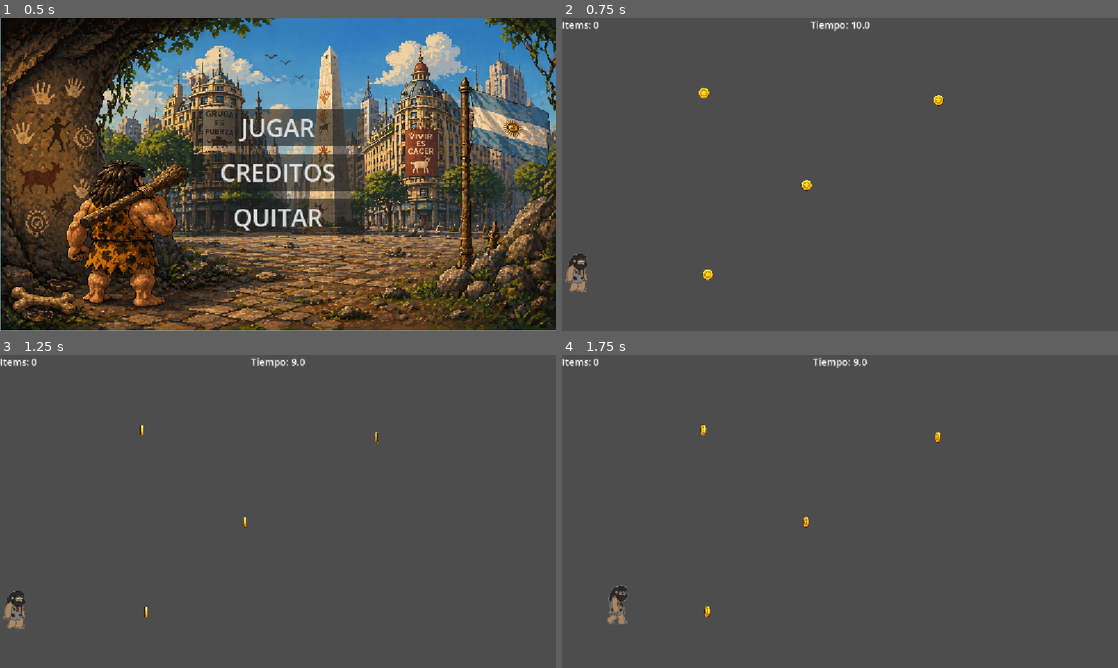
Above: before the commit, frames 1-4 (two rows, left to right).
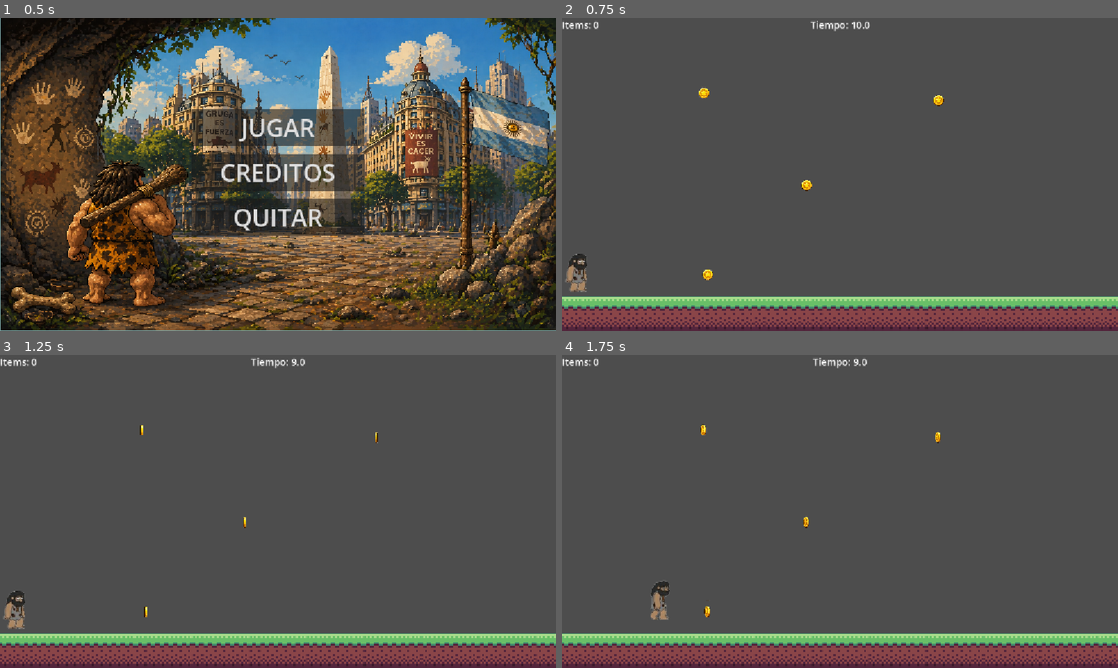
Above: after the commit, the same moments.

Repository: AnxietyFilledRaccoon/caverman_3000
Game: Godot game, scene res://menú_principal.tscn
Same seed, same stepped clock (60 frames per second), same inputs: the game is played once before the commit and once after it.
Inputs:
- Up to frame 1 (0.5 s): no input
- Up to frame 2 (0.75 s): click "JUGAR" at 0.5 s
- Up to frame 3 (1.25 s): no input
- Up to frame 4 (1.75 s): hold Right (ui_right) from 1.28 s (still down); tap Up (ui_up) at 1.52 s

Frame 1 is identical in both runs. In frame 2, 11% of the frame differs, in the area x 0-100%, y 88-100%; in frame 3, 11%; in frame 4, 12%, in the area x 0-100%, y 72-100%.

Commit message:
fisica y canbio de nombres
agregue la fisica al personaje para que detecte colision con suelo y cambie el nombre de moneda por item

Diff:
--- a/caverman-3000/nivel1/item.gd
+++ b/caverman-3000/nivel1/item.gd
@@ -1,8 +1,8 @@
 extends Area2D
 
+class_name items
+signal recolectar_items
 @onready var animacion = $Animated
-
-signal recolectar_items
 
 
 func _ready():
@@ -10,7 +10,8 @@
 
 func _on_body_entered(body):
 	if body.is_in_group("cavernicola"):#referencia de que grupo entra en contacto con la moneda
-		print("moneda")
+		print("item")
+
 		animacion.play("recojido")
 		await(animacion.animation_finished)
 		emit_signal("recolectar_items")
--- a/caverman-3000/nivel1/item.tscn
+++ b/caverman-3000/nivel1/item.tscn
@@ -89,7 +89,7 @@
 [sub_resource type="CircleShape2D" id="CircleShape2D_ttk8k"]
 radius = 14.56022
 
-[node name="Moneda" type="Area2D" unique_id=562826299]
+[node name="Moneda" type="Area2D" unique_id=562826299 groups=["item"]]
 script = ExtResource("1_ttk8k")
 metadata/_edit_group_ = true
 
--- a/caverman-3000/nivel1/juego1.tscn
+++ b/caverman-3000/nivel1/juego1.tscn
@@ -4,6 +4,7 @@
 [ext_resource type="PackedScene" uid="uid://bn53t8wyus1jo" path="res://nivel1/item.tscn" id="1_m75pg"]
 [ext_resource type="PackedScene" uid="uid://pmwdcsg6jerg" path="res://nivel1/player.tscn" id="2_epaet"]
 [ext_resource type="PackedScene" uid="uid://rqox0n2cnlyd" path="res://timer.tscn" id="4_dcelm"]
+[ext_resource type="PackedScene" uid="uid://c8rojj84k4rc3" path="res://suelo.tscn" id="5_tcv7t"]
 
 [node name="Juego1" type="Node2D" unique_id=1086814356]
 script = ExtResource("1_dcelm")
@@ -33,6 +34,8 @@
 
 [node name="Node" parent="." unique_id=783791290 instance=ExtResource("4_dcelm")]
 
+[node name="suelo" parent="." unique_id=1334995842 instance=ExtResource("5_tcv7t")]
+
 [connection signal="recolectar_items" from="Moneda" to="." method="_on_moneda_recolectar_items"]
 [connection signal="recolectar_items" from="Moneda2" to="." method="_on_moneda_recolectar_items"]
 [connection signal="recolectar_items" from="Moneda3" to="." method="_on_moneda_recolectar_items"]
--- a/caverman-3000/nivel1/player.gd
+++ b/caverman-3000/nivel1/player.gd
@@ -1,26 +1,31 @@
 extends CharacterBody2D
 
-@export var move_speed = 100
+@export var move_speed = 200
 @onready var animacion = $jugador
 var mirando_derecha = true
 var screen_size
-
+var items_recolectados = 0
+var meta_items = 4
+var gravity = 1000
 
 
 func _ready():
 	screen_size = get_viewport_rect().size
 
 
+
 func _physics_process(delta):
 
 	position += velocity * delta
 	position = position.clamp(Vector2.ZERO, screen_size)
+	if not is_on_floor():
+		velocity.y += gravity + delta
 
-
-
-	move_and_slide()
 	movimiento_X()
 	animaciones()
+	#recoger_items()
+	move_and_slide()
+
 
 
 func animaciones():
@@ -39,3 +44,16 @@
 	if( mirando_derecha and velocity.x < 0) or (not mirando_derecha and velocity.x > 0 ):
 		scale.x *= -1
 		mirando_derecha = not mirando_derecha
+
+
+func recoger_items():
+
+		items_recolectados += 1
+		print("items:", items_recolectados)
+		if items_recolectados >= meta_items:
+			ganar_juego()
+
+func ganar_juego():
+	print("ganaste")
+	##pasar a otra escena, menu o pantalla
+	get_tree().change_scene_to_file("res://menú_principal.tscn")
--- a/caverman-3000/nivel1/player.tscn
+++ b/caverman-3000/nivel1/player.tscn
@@ -44,7 +44,7 @@
 }],
 "loop": true,
 "name": &"caminar",
-"speed": 5.0
+"speed": 10.0
 }, {
 "frames": [{
 "duration": 1.0,
--- a/caverman-3000/node.gd
+++ b/caverman-3000/node.gd
@@ -4,12 +4,14 @@
 @onready var label_node = $CanvasLayer/Label
 
 
+
 func _process(_delta):
 	# Muestra el tiempo restante redondeado
 	label_node.text = "Tiempo: " + str(round(timer_node.time_left))
+	await get_tree().create_timer(1.0).timeout
 
 
 func _on_timer_timeout() -> void:
 	label_node.text = "¡Tiempo agotado!"
-	# Aquí puedes agregar lógica adicional (ej. reiniciar escena) [8]
+	# se puede agregar logica (ej. reiniciar escena)
 	print("El tiempo ha terminado")
--- /dev/null
+++ b/caverman-3000/suelo.tscn
@@ -0,0 +1,17 @@
+[gd_scene format=3 uid="uid://c8rojj84k4rc3"]
+
+[ext_resource type="Texture2D" uid="uid://cosha1p0cboy5" path="res://asets/suelo.png" id="1_qdjju"]
+
+[sub_resource type="RectangleShape2D" id="RectangleShape2D_qdjju"]
+size = Vector2(1169, 66)
+
+[node name="suelo" type="StaticBody2D" unique_id=1334995842]
+
+[node name="Sprite2D" type="Sprite2D" parent="." unique_id=232094589]
+position = Vector2(575.99994, 611.99994)
+scale = Vector2(0.45390624, 0.4204544)
+texture = ExtResource("1_qdjju")
+
+[node name="CollisionShape2D" type="CollisionShape2D" parent="." unique_id=2113203250]
+position = Vector2(576.5, 608)
+shape = SubResource("RectangleShape2D_qdjju")
